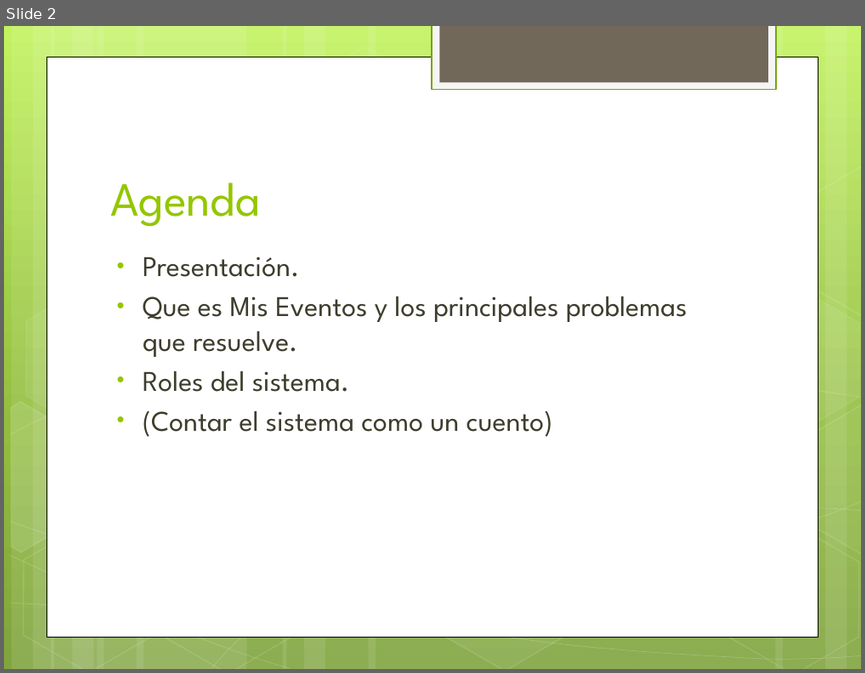
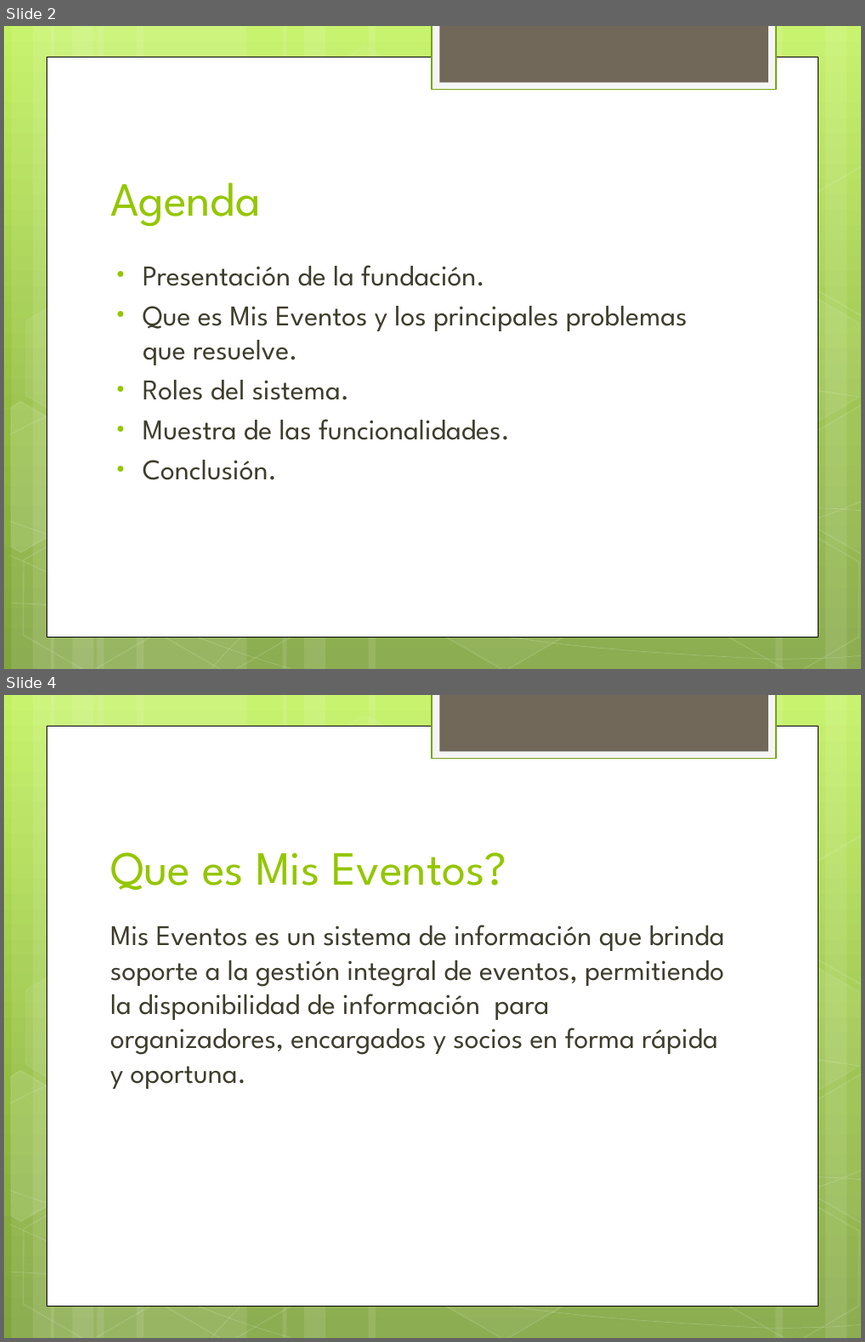
Before and after one commit to javiermatias/MisEventos, a slide deck: Documentacion/MIS EVENTOS.pptx. Shown one above the other, each under a label of ours: slide 2 before the commit, slides 2 and 4 after it; the slides between them are not shown. The pictures are 865x673 and 865x1342 pixels, drawn with LibreOffice and Linux fonts; fonts in the diff are those of the drawing. Boxes give left, top, right and bottom in pixels: in the first picture for what was removed or moved away, otherwise in the second. Text is boxed around its words. In the diff, an @@ line names an element or a change of style, - is before the commit and + after.

```diff
--- a/Documentacion/MIS EVENTOS.pptx
+++ b/Documentacion/MIS EVENTOS.pptx
@@ slide 4 added at (4, 695, 861, 1338), background gradient #C3F35F to #93BF3F to #81A53E; not listed: 31 template elements that a slide beside it also shows @@
@@ title added at (110, 852, 507, 890), 40 pt, text #94C600 @@
+Que es Mis Eventos?
@@ text added at (110, 925, 725, 1089), 24 pt, text #3E3D2D @@
+Mis Eventos es un sistema de información que brinda soporte a la gestión integral de eventos, permitiendo la disponibilidad de información para organizadores, encargados y socios en forma rápida y oportuna.
@@ slide 2 changed as well @@
@@ text "Presentación de la fundación.": place and size @@
-text "Presentación de la fundación." at (143, 256, 687, 437)
+text "Presentación de la fundación." at (143, 265, 687, 480)
@@ text at (143, 265, 485, 286): text changed @@
-• Presentación.
+• Presentación de la fundación.
@@ text at (143, 419, 510, 480): text changed @@
-• (Contar el sistema como un cuento)
+• Muestra de las funcionalidades.
+• Conclusión.
```
Also in this commit, not shown: 1 other slide changed, 5 other slides added, 1 slide removed, 3 other files.
